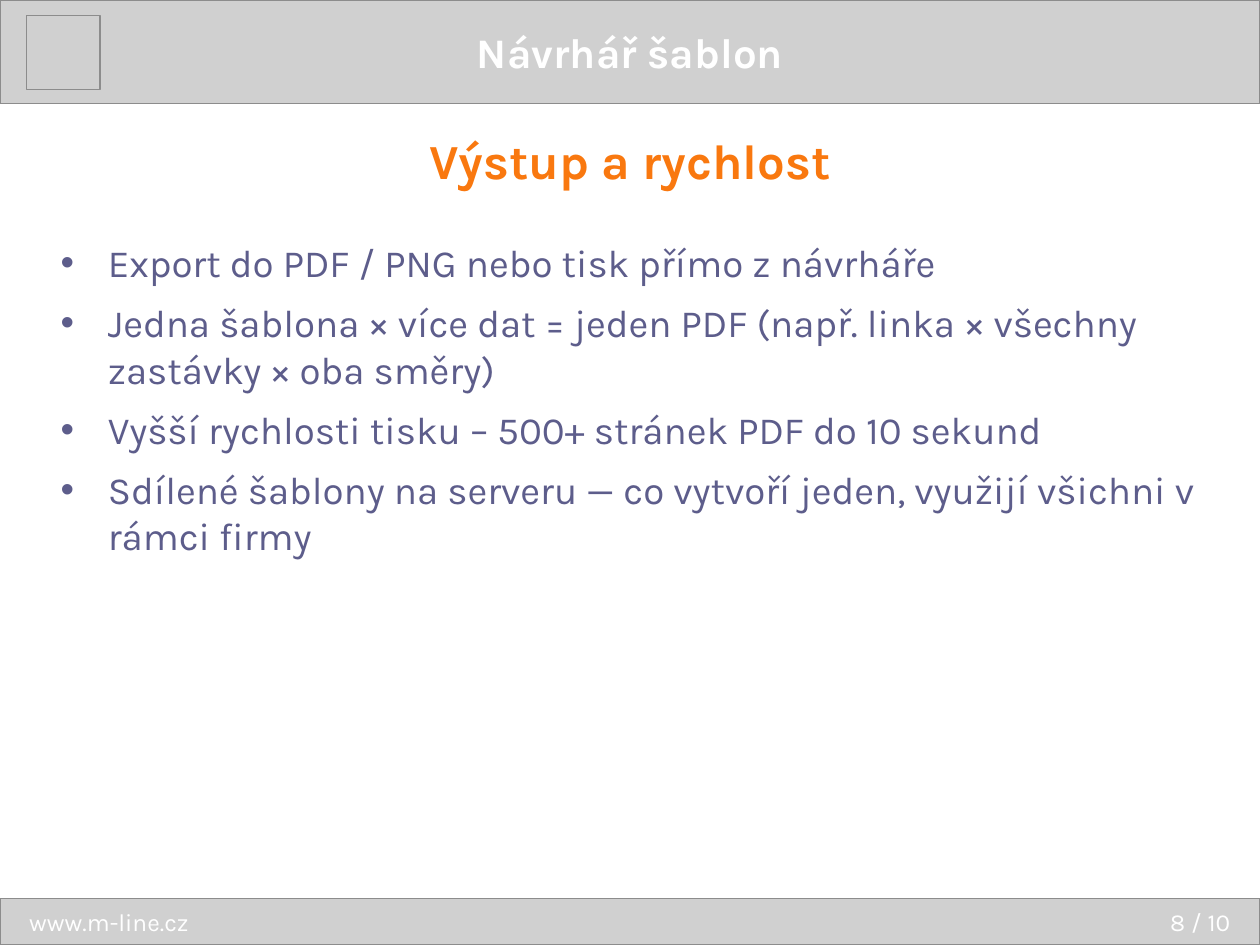
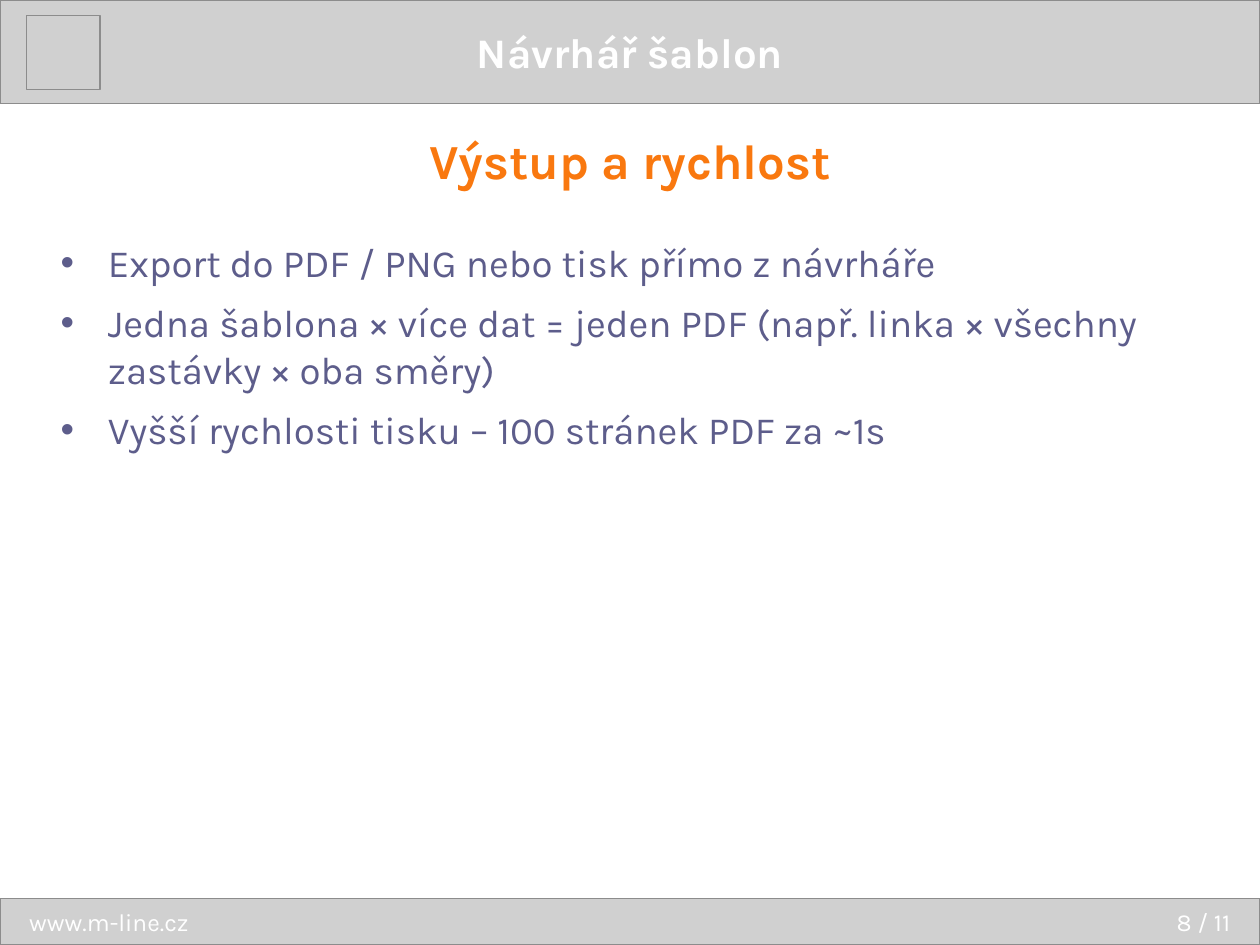
Before and after one commit to dracekmartin/EDISON2-projekt, a slide deck: slide 8 of TemplateDesigner/prezentace/TemplateDesigner.pptx. Drawn at 1260x945 pixels with LibreOffice and Linux fonts; fonts in the diff are those of the drawing; grey boxes stand for pictures. Boxes give left, top, right and bottom in pixels: in the first picture for what was removed or moved away, otherwise in the second. Text is boxed around its words. In the diff, an @@ line names an element or a change of style, - is before the commit and + after.

```diff
--- a/TemplateDesigner/prezentace/TemplateDesigner.pptx
+++ b/TemplateDesigner/prezentace/TemplateDesigner.pptx
@@ text at (108, 415, 886, 454): text changed @@
-• Vyšší rychlosti tisku – 500+ stránek PDF do 10 sekund
-• Sdílené šablony na serveru — co vytvoří jeden, využijí všichni v rámci firmy
+• Vyšší rychlosti tisku – 100 stránek PDF za ~1s
@@ text at (1177, 916, 1230, 931): text changed @@
-8 / 10
+8 / 11
```
Also in this commit, not shown: 7 other slides changed, 1 slide added.
